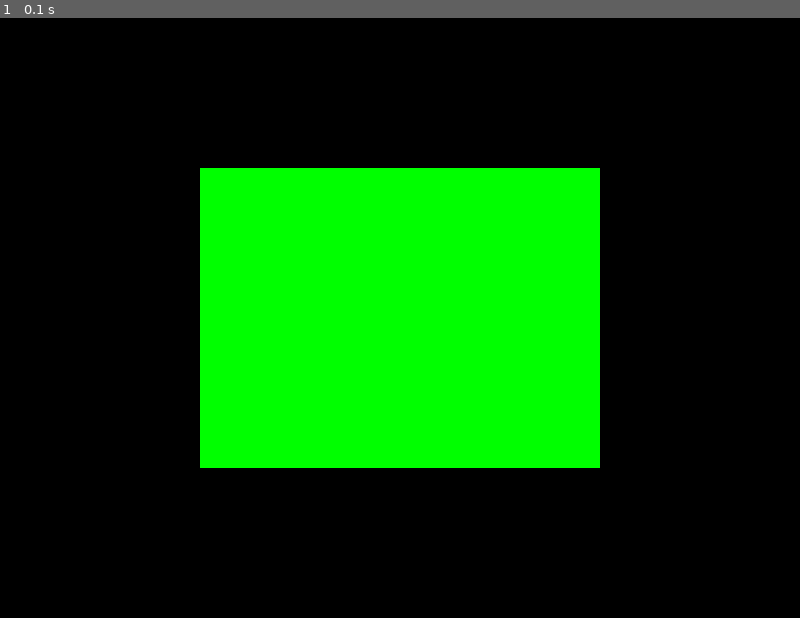
Above: before the commit, frame 1.
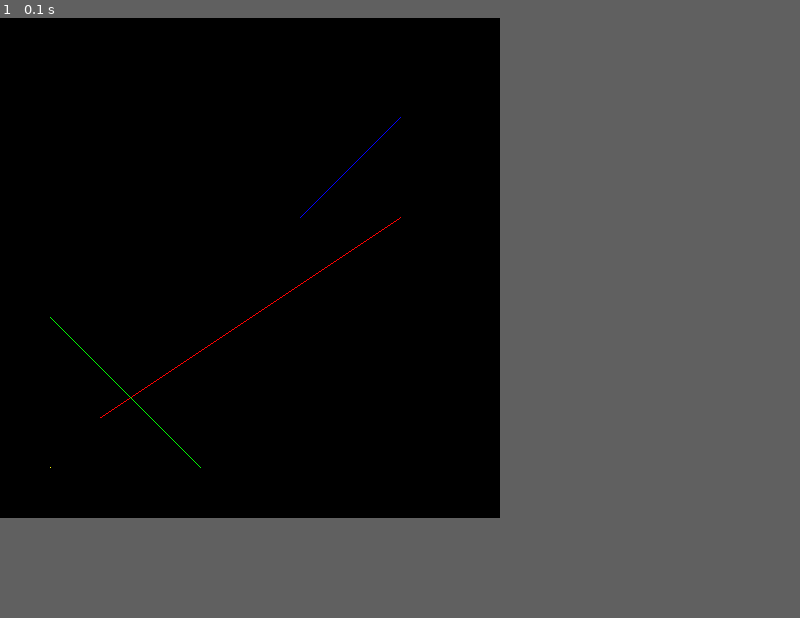
Above: after the commit, the same moment.

Repository: Romyadhy/Primtif2D-py
Game: pygame game, started from main.py
Two runs of this game, one before a commit and one after it. Both use one fixed random seed, a clock stepped at 60 frames per second and the inputs below.
Inputs:
- Up to frame 1 (0.1 s): no input
In our replay, the window is 800x600 before the commit and 500x500 after it. These sizes can differ from the game's own. Grey fills any space a smaller window leaves; there, only what the larger window draws over its background counts as a difference.

The runs differ from the first frame. In frame 1, 25% of the frame differs, in the area x 6-75%, y 16-75%.

Commit message:
add some task

Diff:
--- a/Task1.py
+++ b/Task1.py
@@ -65,9 +65,77 @@
 
 
 # Draw lines using DDA and Bresenham's algorithms
-draw_line_dda(100, 100, 400, 300, color="red")
-draw_line_bresenham(50, 200, 200, 50, color="green")
+# draw_line_dda(100, 100, 400, 300, color="red")
+# draw_line_bresenham(-10, 100, 100, -10, color="green")
+# RECT INSIDE
+draw_line_bresenham(80, 80, 220, 80, color="green") #atas
+draw_line_bresenham(80, 150, 80, 80, color="green") #kiri
+draw_line_bresenham(220, 150, 220, 80, color="green") #kanan
+draw_line_bresenham(80, 150, 220, 150, color="green") #bawah
 
-# Show and save the image
+#RECT OUTSIDE
+draw_line_bresenham(50, 50, 250, 50, color="green") #atas
+draw_line_bresenham(50, 50, 50, 300, color="green") #kiri
+draw_line_bresenham(250, 50, 250, 300, color="green") #kanan
+# draw_line_bresenham(50, 300, 250, 300, color="green") #kanan
+# RECT OUTSIDE (Garis Bawah Bergelombang)
+draw_line_bresenham(50, 300, 55, 295, color="green")
+draw_line_bresenham(55, 295, 60, 300, color="green")
+draw_line_bresenham(60, 300, 65, 295, color="green")
+draw_line_bresenham(65, 295, 70, 300, color="green")
+draw_line_bresenham(70, 300, 75, 295, color="green")
+draw_line_bresenham(75, 295, 80, 300, color="green")
+draw_line_bresenham(80, 300, 85, 295, color="green")
+draw_line_bresenham(85, 295, 90, 300, color="green")
+draw_line_bresenham(90, 300, 95, 295, color="green")
+draw_line_bresenham(95, 295, 100, 300, color="green")
+draw_line_bresenham(100, 300, 105, 295, color="green")
+draw_line_bresenham(105, 295, 110, 300, color="green")
+draw_line_bresenham(110, 300, 115, 295, color="green")
+draw_line_bresenham(115, 295, 120, 300, color="green")
+draw_line_bresenham(120, 300, 125, 295, color="green")
+draw_line_bresenham(125, 295, 130, 300, color="green")
+draw_line_bresenham(130, 300, 135, 295, color="green")
+draw_line_bresenham(135, 295, 140, 300, color="green")
+draw_line_bresenham(140, 300, 145, 295, color="green")
+draw_line_bresenham(145, 295, 150, 300, color="green")
+draw_line_bresenham(150, 300, 155, 295, color="green")
+draw_line_bresenham(155, 295, 160, 300, color="green")
+draw_line_bresenham(160, 300, 165, 295, color="green")
+draw_line_bresenham(165, 295, 170, 300, color="green")
+draw_line_bresenham(170, 300, 175, 295, color="green")
+draw_line_bresenham(175, 295, 180, 300, color="green")
+draw_line_bresenham(180, 300, 185, 295, color="green")
+draw_line_bresenham(185, 295, 190, 300, color="green")
+draw_line_bresenham(190, 300, 195, 295, color="green")
+draw_line_bresenham(195, 295, 200, 300, color="green")
+draw_line_bresenham(200, 300, 205, 295, color="green")
+draw_line_bresenham(205, 295, 210, 300, color="green")
+draw_line_bresenham(210, 300, 215, 295, color="green")
+draw_line_bresenham(215, 295, 220, 300, color="green")
+draw_line_bresenham(220, 300, 225, 295, color="green")
+draw_line_bresenham(225, 295, 230, 300, color="green")
+draw_line_bresenham(230, 300, 235, 295, color="green")
+draw_line_bresenham(235, 295, 240, 300, color="green")
+draw_line_bresenham(240, 300, 245, 295, color="green")
+draw_line_bresenham(245, 295, 250, 300, color="green")
+
+
+
+
+
+# draw_line_bresenham(150, 300, 200, 300, color="green")  # Base
+# draw_line_bresenham(150, 300, 130, 250, color="green")  # Left side
+# draw_line_bresenham(200, 300, 230, 250, color="green")  # Right side
+# draw_line_bresenham(130, 250, 230, 250, color="green")  # Top
+# # Show and save the image
 image.show()
 image.save("titik_dan_garis.png")
+
+
+
+
+
+
+# Buat code untuk menampiakn garis dengan 3 algoritma DDA, BruteForcem Bresenham,
+# Dalam programnya bisa di buat satu satu atau dibuat jadikan 1 berisi lingkaran di akhir
--- /dev/null
+++ b/kuls.py
@@ -0,0 +1,7 @@
+import cv2
+
+birjon = cv2.imread('pixel-3.jpg')
+birjon[10:50, 100:110] = (0,0,255)
+cv2.imshow('image', birjon)
+cv2.waitKey(0)
+cv2.destroyAllWindows()
--- a/main.py
+++ b/main.py
@@ -1,80 +1,104 @@
 import pygame
 from pygame.locals import *
 from OpenGL.GL import *
-from OpenGL.GLUT import *
-from OpenGL.GLU import *
-import math
+from OpenGL.GLU import gluOrtho2D
 
-# draw_point
-def draw_point():
+# Fungsi untuk menggambar titik
+def draw_point(x, y, color=(1, 1, 1)):
+    glColor3f(*color)
     glBegin(GL_POINTS)
-    glVertex2f(0.0, 0.0)  # Koordinat titik (0, 0)
-    glVertex2f(0.0, 0.2)  # Koordinat titik (0, 0)
-    glVertex2f(0.0, 0.3)  # Koordinat titik (0, 0)
-    glVertex2f(0.0, 0.4)  # Koordinat titik (0, 0)
+    glVertex2f(x, y)
     glEnd()
 
-# Draw Line
-def draw_line():
-    glBegin(GL_LINES)
-    glVertex2f(-0.5, 0.0)
-    glVertex2f(0.5, 0.0)
+# Algoritma DDA untuk menggambar garis
+def draw_line_dda(x1, y1, x2, y2, color=(1, 0, 0)):
+    dx = x2 - x1
+    dy = y2 - y1
+    steps = max(abs(dx), abs(dy))
+
+    x_increment = dx / steps
+    y_increment = dy / steps
+
+    x = x1
+    y = y1
+    glColor3f(*color)
+    glBegin(GL_POINTS)
+    for _ in range(int(steps) + 1):
+        glVertex2f(x, y)
+        x += x_increment
+        y += y_increment
     glEnd()
 
-# Draw Rectangle
-def draw_square():
-    glBegin(GL_QUADS)
-    glVertex2f(-0.5, -0.5) #kiribawah
-    glVertex2f(0.5, -0.5) #kananbawah
-    glVertex2f(0.5, 0.5) #kananatas
-    glVertex2f(-0.5, 0.5) #kiriatas
+# Algoritma Brute Force untuk menggambar garis
+def draw_line_bruteforce(x1, y1, x2, y2, color=(0, 1, 0)):
+    dx = x2 - x1
+    dy = y2 - y1
+    if abs(dx) >= abs(dy):
+        slope = dy / dx if dx != 0 else 0
+        y = y1
+        glColor3f(*color)
+        glBegin(GL_POINTS)
+        for x in range(x1, x2 + 1 if x2 > x1 else x2 - 1, 1 if x2 > x1 else -1):
+            glVertex2f(x, round(y))
+            y += slope
+    else:
+        slope = dx / dy if dy != 0 else 0
+        x = x1
+        glColor3f(*color)
+        glBegin(GL_POINTS)
+        for y in range(y1, y2 + 1 if y2 > y1 else y2 - 1, 1 if y2 > y1 else -1):
+            glVertex2f(round(x), y)
+            x += slope
     glEnd()
 
-# Draw Triangle
-def draw_triangle():
-    glBegin(GL_TRIANGLES)
-    glVertex2f(0.0, 0.5) #atas
-    glVertex2f(-0.5, -0.5) #kiribawah
-    glVertex2f(0.5, -0.5) #kananbawah
+# Algoritma Bresenham untuk menggambar garis
+def draw_line_bresenham(x1, y1, x2, y2, color=(0, 0, 1)):
+    dx = abs(x2 - x1)
+    dy = abs(y2 - y1)
+    sx = 1 if x1 < x2 else -1
+    sy = 1 if y1 < y2 else -1
+    err = dx - dy
+
+    glColor3f(*color)
+    glBegin(GL_POINTS)
+    while True:
+        glVertex2f(x1, y1)
+        if x1 == x2 and y1 == y2:
+            break
+        e2 = 2 * err
+        if e2 > -dy:
+            err -= dy
+            x1 += sx
+        if e2 < dx:
+            err += dx
+            y1 += sy
     glEnd()
 
-# Draw Circle
-def draw_circle(radius, num_segments):
-    glBegin(GL_TRIANGLE_FAN)
-    for i in range(num_segments):
-        theta = 2.0 * math.pi * i / num_segments
-        x = radius * math.cos(theta)
-        y = radius * math.sin(theta)
-        glVertex2f(x, y)
-    glEnd()
+# Fungsi utama untuk inisialisasi Pygame dan OpenGL
+def main():
+    pygame.init()
+    screen = pygame.display.set_mode((500, 500), DOUBLEBUF | OPENGL)
+    gluOrtho2D(0, 500, 0, 500)  # Mengatur viewport OpenGL agar sesuai dengan ukuran layar
 
+    # Loop untuk menjalankan aplikasi
+    running = True
+    while running:
+        glClear(GL_COLOR_BUFFER_BIT)
 
-# Fungsi utama untuk inisialisasi dan rendering
-def main():
-    pygame.init()  # Inisialisasi pygame
-    display = (800, 600)  # Resolusi jendela
-    pygame.display.set_mode(display, DOUBLEBUF | OPENGL)
+        # Menggambar titik dan garis menggunakan tiga algoritma
+        draw_point(50, 50, color=(1, 1, 0))           # Titik pada koordinat (50, 50) warna kuning
+        draw_line_dda(100, 100, 400, 300, color=(1, 0, 0))      # Garis DDA warna merah
+        draw_line_bruteforce(50, 200, 200, 50, color=(0, 1, 0)) # Garis Brute Force warna hijau
+        draw_line_bresenham(300, 300, 400, 400, color=(0, 0, 1)) # Garis Bresenham warna biru
 
-    glClearColor(0.0, 0.0, 0.0, 1.0)  # Warna background hitam
-    gluOrtho2D(-1, 1, -1, 1)  # Setting 2D ortogonal view
+        pygame.display.flip()
 
-    while True:
+        # Event handler untuk keluar dari aplikasi
         for event in pygame.event.get():
             if event.type == pygame.QUIT:
-                pygame.quit()
-                quit()
+                running = False
 
-        glClear(GL_COLOR_BUFFER_BIT | GL_DEPTH_BUFFER_BIT)  # Membersihkan layar
-        glColor3f(0.0, 1.0, 0.0)  # Warna titik merah
-        glPointSize(3)  # Ukuran titik
-        # draw_point()
-        # draw_line()
-        draw_square()
-        # draw_triangle()
-        # draw_circle(0.5, 100)
+    pygame.quit()
 
-        pygame.display.flip()  # Update display
-        pygame.time.wait(10)  # Delay 10ms
-
-# Menjalankan program
+# Jalankan program
 main()
--- a/mathplotlib.py
+++ b/mathplotlib.py
@@ -1,35 +1,30 @@
-import matplotlib.pyplot as plt
+# import matplotlib.pyplot as plt
 
-# Fungsi untuk menggambar titik dan garis
-def plot_points_and_lines():
-    plt.axhline(0, color='black',linewidth=0.5)  # Sumbu x
-    plt.axvline(0, color='black',linewidth=0.5)  # Sumbu y
-    plt.grid(color = 'gray', linestyle = '--', linewidth = 0.5)
+# # Fungsi untuk menggambar titik dan garis
+# def plot_points_and_lines():
+#     plt.axhline(0, color='black',linewidth=0.5)  # Sumbu x
+#     plt.axvline(0, color='black',linewidth=0.5)  # Sumbu y
+#     plt.grid(color = 'gray', linestyle = '--', linewidth = 0.5)
 
-    # Menambahkan titik
-    plt.plot(5, 5, 'o', color='red', label="Titik (5,5)")
+#     # Menambahkan titik
+#     plt.plot(5, 5, 'o', color='red', label="Titik (5,5)")
 
-    # Menggambar garis
-    x1, y1 = -10, -5
-    x2, y2 = 15, 7
-    plt.plot([x1, x2], [y1, y2], color="blue", label=f"Garis dari ({x1},{y1}) ke ({x2},{y2})")
+#     # Menggambar garis
+#     x1, y1 = -10, -5
+#     x2, y2 = 15, 7
+#     plt.plot([x1, x2], [y1, y2], color="blue", label=f"Garis dari ({x1},{y1}) ke ({x2},{y2})")
 
-    # Pengaturan grafik
-    plt.xlim(-20, 20)
-    plt.ylim(-10, 10)
-    plt.legend()
-    plt.xlabel("X")
-    plt.ylabel("Y")
-    plt.title("Grafik dengan Titik dan Garis")
-    plt.show()
+#     # Pengaturan grafik
+#     plt.xlim(-20, 20)
+#     plt.ylim(-10, 10)
+#     plt.legend()
+#     plt.xlabel("X")
+#     plt.ylabel("Y")
+#     plt.title("Grafik dengan Titik dan Garis")
+#     plt.show()
 
-# Panggil fungsi untuk menggambar grafik
-plot_points_and_lines()
-
-
-
-
-
+# # Panggil fungsi untuk menggambar grafik
+# plot_points_and_lines()
 
 
 
@@ -40,9 +35,9 @@
 
 import matplotlib.pyplot as plt
 
-# Algoritma Bresenham untuk menghasilkan titik-titik pada garis
+# Function for algorithm Bresenham
 def bresenham_line(x1, y1, x2, y2):
-    points = []  # List untuk menyimpan titik-titik garis
+    points = []
     dx = abs(x2 - x1)
     dy = abs(y2 - y1)
     sx = 1 if x1 < x2 else -1
@@ -50,8 +45,8 @@
     err = dx - dy
 
     while True:
-        points.append((x1, y1))  # Tambahkan titik ke daftar
-        if x1 == x2 and y1 == y2:  # Jika mencapai titik akhir, keluar dari loop
+        points.append((x1, y1))
+        if x1 == x2 and y1 == y2:  # If reach end break the loop
             break
         e2 = 2 * err
         if e2 > -dy:
@@ -62,14 +57,14 @@
             y1 += sy
     return points
 
-# Fungsi untuk menggambar garis dengan matplotlib
+# Function to draw line in matplotlib
 def plot_bresenham_line(x1, y1, x2, y2):
-    points = bresenham_line(x1, y1, x2, y2)  # Hitung titik-titik dengan algoritma Bresenham
-    x_values, y_values = zip(*points)  # Pisahkan koordinat x dan y
+    points = bresenham_line(x1, y1, x2, y2)
+    x_values, y_values = zip(*points)  # spare x n y
 
     # Plot titik-titik menggunakan matplotlib
     plt.figure(figsize=(6, 6))
-    plt.plot(x_values, y_values, 'o', color='blue', markersize=5, label="Garis Bresenham")
+    plt.plot(x_values, y_values, '.', color='blue', markersize=5, label="Garis Bresenham")
 
     # Tambahkan sumbu x dan y
     plt.axhline(0, color='black',linewidth=0.5)
@@ -87,27 +82,3 @@
 
 # Contoh menggambar garis dari titik (2, 2) ke (15, 10)
 plot_bresenham_line(2, 2, 15, 10)
-
-
-
-import matplotlib.pyplot as plt
-
-# Fungsi untuk menggambar titik
-def draw_point(x, y):
-    plt.plot(x, y, marker="s", color="green", markersize=5)  # markersize dapat diatur untuk tampilan yang lebih halus
-
-# Membuat figure dan axis
-fig, ax = plt.subplots()
-
-# Menggambar titik-titik pada garis
-for x in range(100, 111):  # Rentang titik dari x=100 hingga x=110 pada y=20
-    draw_point(x, 20)
-
-# Pengaturan tampilan grafik agar titik-titik terlihat seperti garis
-ax.set_aspect('equal')
-ax.set_xlim(90, 120)  # Rentang x-axis agar tampilan fokus pada garis
-ax.set_ylim(10, 30)   # Rentang y-axis agar tampilan fokus pada garis
-
-# Menghilangkan sumbu dan bingkai
-plt.axis('off')
-plt.show()
Binary file added: pixel-3.jpg
Binary file changed: titik_dan_garis.png
